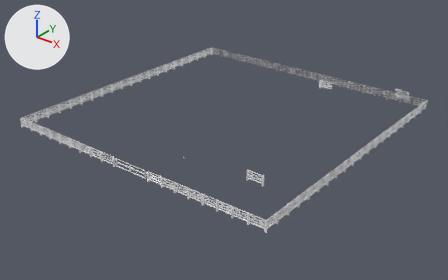
One commit to the Blender file забор для фермы Дима VB-3.blend: the scene before it, then after it.
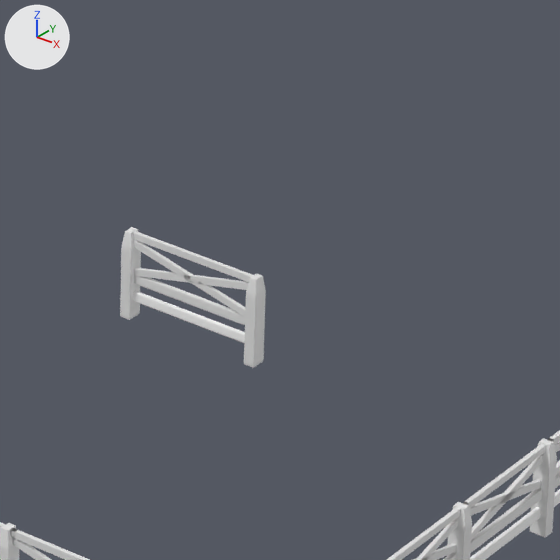
The first picture shows the older version from a 50 mm camera at (315.0, -280.0, 220.0) aimed at (9.0, 103.0, -18.0). The close-ups show both versions on the part from 52% to 67% of the width and 51% to 75% of the height of that picture; other places that the commit changed are outside them. Every picture has the same lights, and +X, +Y and +Z are marked at upper left.

The scene before the commit, as lines of its bpy script (objects in view):
```python
ob_cube_005 = bpy.data.objects.new('Cube.005', me_cube_012)
ob_cube_005.location = (134.1, -5.8, 8.3)
ob_cube_005.scale = (0.195, 6.55, 0.315)
ob_cube_011 = bpy.data.objects.new('Cube.011', me_cube_019)
ob_cube_011.location = (93.1, 32.6, 8.3)
ob_cube_011.rotation_euler = (0.0, 0.0, 1.571)  # degrees (0, 0, 90)
ob_cube_011.scale = (0.195, 6.55, 0.315)
ob_cube_012 = bpy.data.objects.new('Cube.012', me_cube_020)
ob_cube_012.location = (93.3, 32.5, 6.2)
ob_cube_012.rotation_euler = (0.0, 0.225, 3.142)  # degrees (0, 13, 180)
ob_cube_012.scale = (6.72, 0.181, 0.322)
ob_cube_013 = bpy.data.objects.new('Cube.013', me_cube_021)
ob_cube_013.location = (93.1, 32.5, 6.2)
ob_cube_013.rotation_euler = (0.0, -0.225, 3.142)  # degrees (0, -13, 180)
ob_cube_013.scale = (7.01, 0.181, 0.323)
ob_cube_020 = bpy.data.objects.new('Cube.020', me_cube_022)
ob_cube_020.location = (93.2, 32.6, 4.1)
ob_cube_020.rotation_euler = (0.0, 0.0, 1.571)  # degrees (0, 0, 90)
ob_cube_020.scale = (0.202, 6.65, 0.465)
ob_cube_021 = bpy.data.objects.new('Cube.021', me_cube_023)
ob_cube_021.location = (99.9, 32.6, 4.5)
ob_cube_021.scale = (0.529, 0.758, 4.26)
ob_cube_022 = bpy.data.objects.new('Cube.022', me_cube_024)
ob_cube_022.location = (86.5, 32.6, 4.5)
ob_cube_022.scale = (0.529, 0.758, 4.26)
ob_cube_023 = bpy.data.objects.new('Cube.023', me_cube_025)
ob_cube_023.location = (93.3, 32.6, 2.3)
ob_cube_023.rotation_euler = (0.0, 0.0, 1.571)  # degrees (0, 0, 90)
ob_cube_023.scale = (0.195, 7.02, 0.451)
# also in view: 'Cube.009' at (90.0, -13.0, 4.0)
```
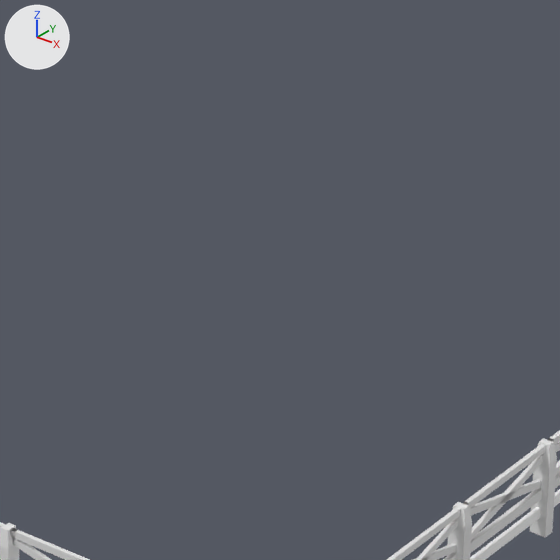
What differs and where, as boxes (x1, y1, x2, y2) in the close-ups (560 x 560 px):
'Cube.021', deleted
    before: (244, 273, 266, 368)
'Cube.022', deleted
    before: (120, 227, 141, 320)
'Cube.023', deleted
    before: (134, 291, 245, 343)
'Cube.020', deleted
    before: (134, 276, 245, 325)
'Cube.011', deleted
    before: (133, 231, 253, 282)
'Cube.013', deleted
    before: (133, 240, 245, 317)
'Cube.012', deleted
    before: (134, 267, 249, 290)

Diff of the bpy script that builds the scene:
```diff
--- a/забор для фермы Дима VB-3.blend.py
+++ b/забор для фермы Дима VB-3.blend.py
@@ ob_cube_011 @@
-ob_cube_011 = bpy.data.objects.new('Cube.011', me_cube_019)
-ob_cube_011.location = (93.1, 32.6, 8.3)
-ob_cube_011.rotation_euler = (0.0, 0.0, 1.571)  # degrees (0, 0, 90)
-ob_cube_011.scale = (0.195, 6.55, 0.315)
-_m = ob_cube_011.modifiers.new('Array', 'ARRAY')
-_m.count = 1
@@ ob_cube_012 @@
-ob_cube_012 = bpy.data.objects.new('Cube.012', me_cube_020)
-ob_cube_012.location = (93.3, 32.5, 6.2)
-ob_cube_012.rotation_euler = (0.0, 0.225, 3.142)  # degrees (0, 13, 180)
-ob_cube_012.scale = (6.72, 0.181, 0.322)
@@ ob_cube_013 @@
-ob_cube_013 = bpy.data.objects.new('Cube.013', me_cube_021)
-ob_cube_013.location = (93.1, 32.5, 6.2)
-ob_cube_013.rotation_euler = (0.0, -0.225, 3.142)  # degrees (0, -13, 180)
-ob_cube_013.scale = (7.01, 0.181, 0.323)
@@ ob_cube_020 @@
-ob_cube_020 = bpy.data.objects.new('Cube.020', me_cube_022)
-ob_cube_020.location = (93.2, 32.6, 4.1)
-ob_cube_020.rotation_euler = (0.0, 0.0, 1.571)  # degrees (0, 0, 90)
-ob_cube_020.scale = (0.202, 6.65, 0.465)
-_m = ob_cube_020.modifiers.new('Bevel', 'BEVEL')
-_m.width = 0.19
-_m.width_pct = 0.19
@@ ob_cube_021 @@
-ob_cube_021 = bpy.data.objects.new('Cube.021', me_cube_023)
-ob_cube_021.location = (99.9, 32.6, 4.5)
-ob_cube_021.scale = (0.529, 0.758, 4.26)
-_m = ob_cube_021.modifiers.new('Bevel', 'BEVEL')
-_m.width = 0.05
-_m.width_pct = 0.05
@@ ob_cube_022 @@
-ob_cube_022 = bpy.data.objects.new('Cube.022', me_cube_024)
-ob_cube_022.location = (86.5, 32.6, 4.5)
-ob_cube_022.scale = (0.529, 0.758, 4.26)
-_m = ob_cube_022.modifiers.new('Bevel', 'BEVEL')
-_m.width = 0.05
-_m.width_pct = 0.05
@@ ob_cube_023 @@
-ob_cube_023 = bpy.data.objects.new('Cube.023', me_cube_025)
-ob_cube_023.location = (93.3, 32.6, 2.3)
-ob_cube_023.rotation_euler = (0.0, 0.0, 1.571)  # degrees (0, 0, 90)
-ob_cube_023.scale = (0.195, 7.02, 0.451)
-_m = ob_cube_023.modifiers.new('Bevel', 'BEVEL')
-_m.width = 0.19
-_m.width_pct = 0.19
```
